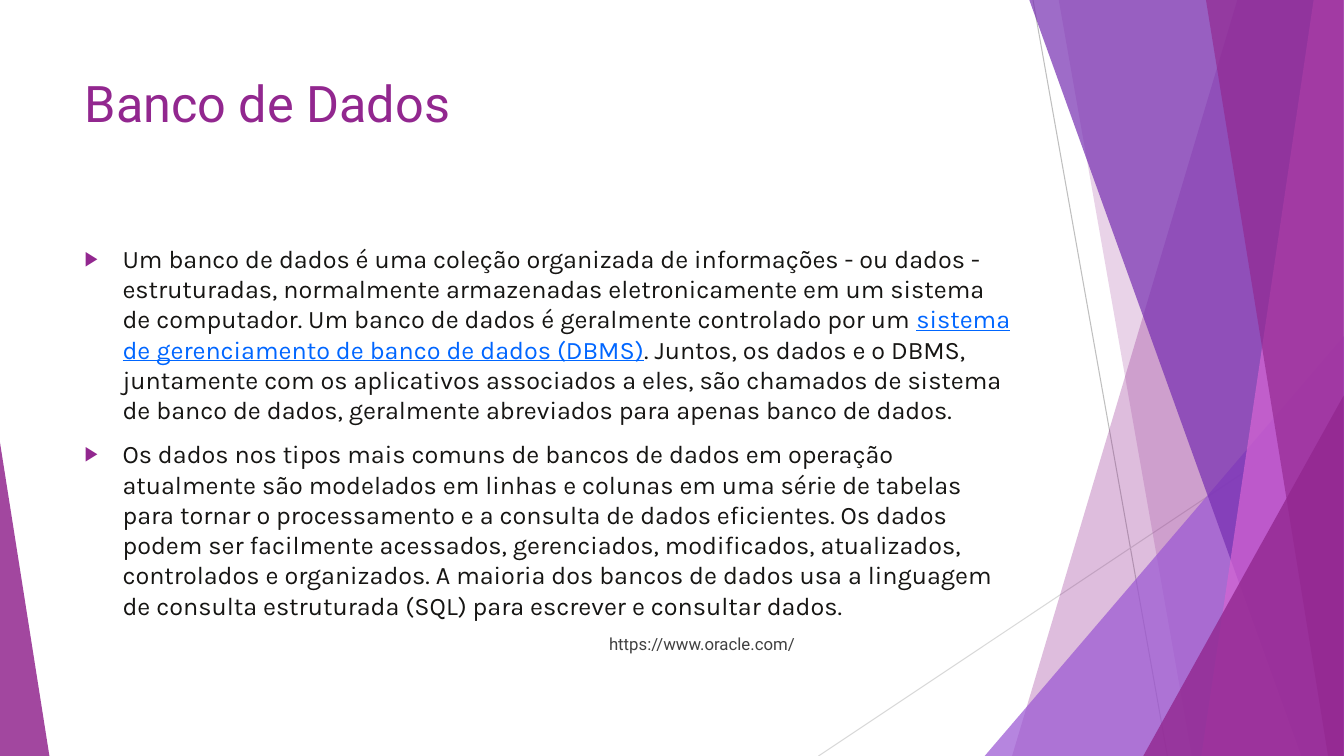
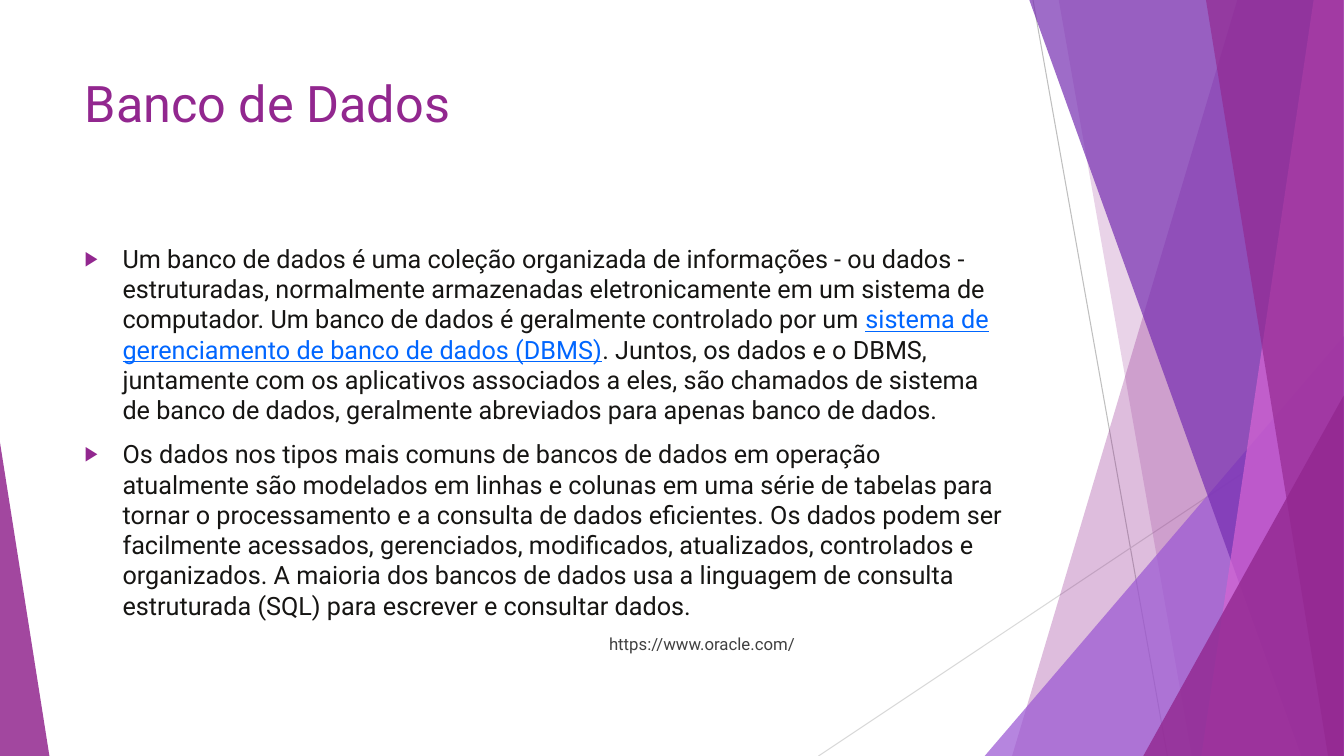
Before and after one commit to Hidekithiago/CSharp, a slide deck: slide 7 of Curso/Curso - cSharp.pptx. Drawn at 1344x756 pixels with LibreOffice and Linux fonts; fonts in the diff are those of the drawing. Boxes give left, top, right and bottom in pixels: in the first picture for what was removed or moved away, otherwise in the second. Text is boxed around its words. In the diff, an @@ line names an element or a change of style, - is before the commit and + after.

```diff
--- a/Curso/Curso - cSharp.pptx
+++ b/Curso/Curso - cSharp.pptx
@@ text at bbox=[123, 249, 1002, 621]: font Karla to Roboto @@
```
Also in this commit, not shown: 7 other slides changed, 1 slide added, 1 slide removed, 17 other files.
